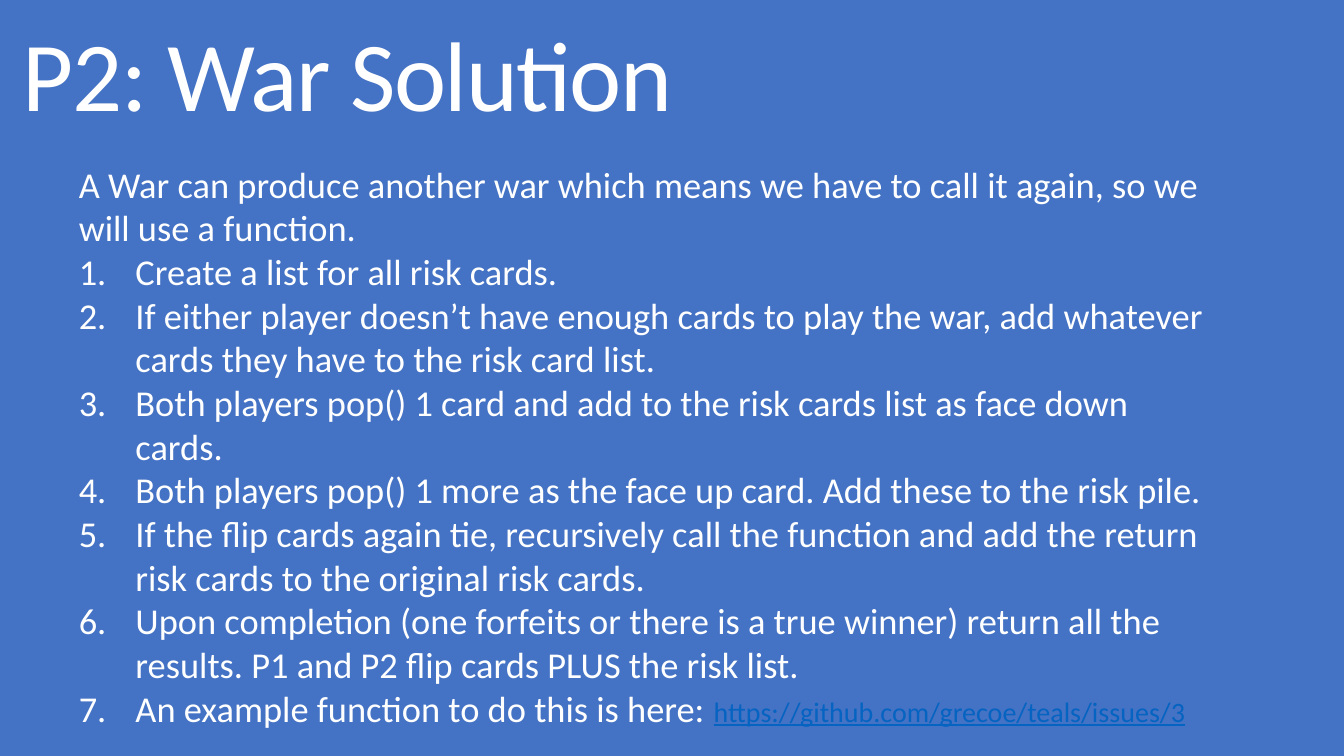
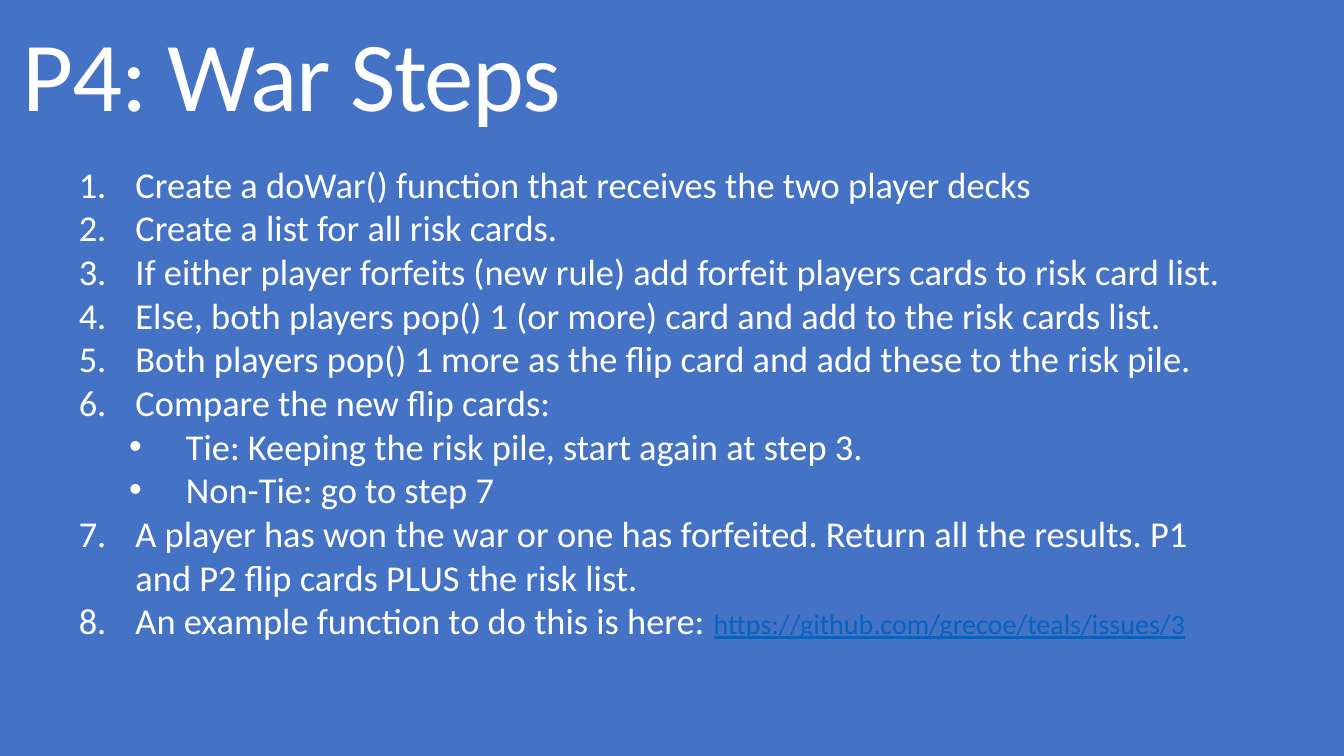
Before and after one commit to grecoe/teals, a slide deck: slide 12 of 5_presentations/DivideAndConquer.pptx. Drawn at 1344x756 pixels with LibreOffice and Linux fonts; fonts in the diff are those of the drawing. Boxes give left, top, right and bottom in pixels: in the first picture for what was removed or moved away, otherwise in the second. Text is boxed around its words. In the diff, an @@ line names an element or a change of style, - is before the commit and + after.

```diff
--- a/5_presentations/DivideAndConquer.pptx
+++ b/5_presentations/DivideAndConquer.pptx
@@ title at [23, 47, 561, 127]: text changed @@
-P2: War Solution
+P4: War Steps
@@ text at [135, 171, 1030, 204]: text changed @@
-A War can produce another war which means we have to call it again, so we will use a function.
+1. Create a doWar() function that receives the two player decks
@@ text at [135, 258, 1219, 597]: text changed @@
-2. If either player doesn’t have enough cards to play the war, add whatever cards they have to the risk card list.
-3. Both players pop() 1 card and add to the risk cards list as face down cards.
-4. Both players pop() 1 more as the face up card. Add these to the risk pile.
-5. If the flip cards again tie, recursively call the function and add the return risk cards to the original risk cards.
-6. Upon completion (one forfeits or there is a true winner) return all the results. P1 and P2 flip cards PLUS the risk list.
+3. If either player forfeits (new rule) add forfeit players cards to risk card list.
+4. Else, both players pop() 1 (or more) card and add to the risk cards list.
+5. Both players pop() 1 more as the flip card and add these to the risk pile.
+6. Compare the new flip cards:
+  • Tie: Keeping the risk pile, start again at step 3.
+  • Non-Tie: go to step 7
+7. A player has won the war or one has forfeited. Return all the results. P1 and P2 flip cards PLUS the risk list.
```
Also in this commit, not shown: 9 other slides changed, 1 slide added, 1 slide removed, 1 other file.
